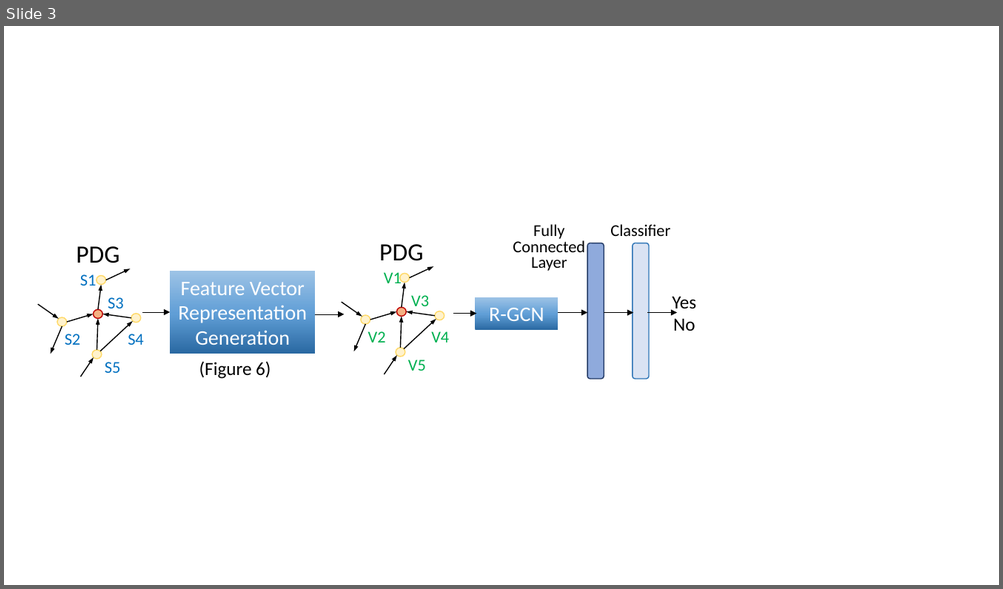
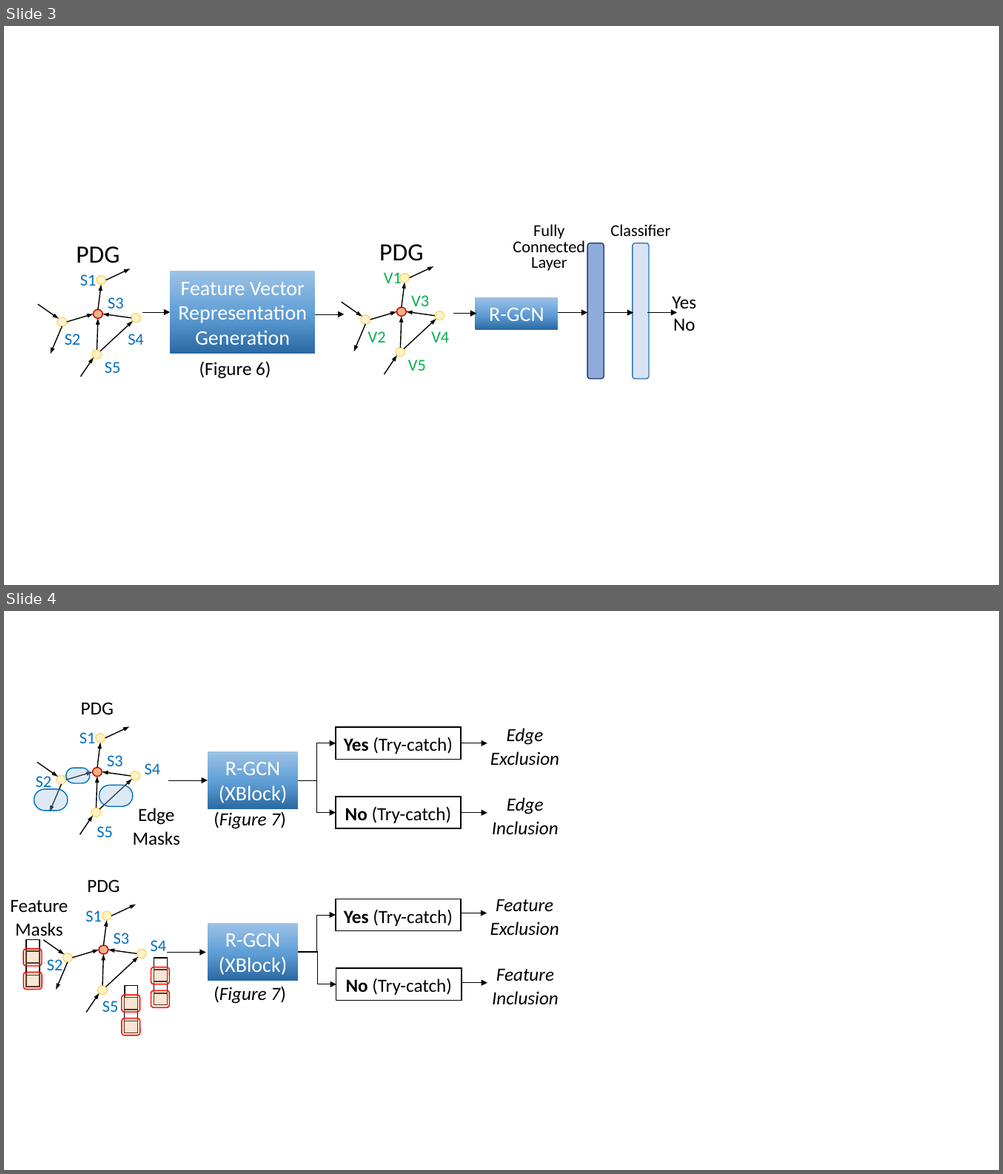
Before and after one commit to tien-n-nguyen/exception, a slide deck: figures.pptx. Shown one above the other, each under a label of ours: slide 3 before the commit, slides 3 and 4 after it. The pictures are 1003x589 and 1003x1174 pixels, drawn with LibreOffice and Linux fonts; fonts in the diff are those of the drawing. Boxes give left, top, right and bottom in pixels: in the first picture for what was removed or moved away, otherwise in the second. Text is boxed around its words. In the diff, an @@ line names an element or a change of style, - is before the commit and + after.

```diff
--- a/figures.pptx
+++ b/figures.pptx
@@ slide 4 added at box(4, 611, 999, 1170), background #FFFFFF @@
@@ group added at box(36, 702, 161, 837): 9 arrows, 6 texts, 5 ellipses @@
+S1
+S2
+S3
+S4
+S5
+PDG
@@ elbow arrow added from (298, 780) to (336, 743), #000000 0.5 pt @@
@@ rounded rectangle added at box(336, 727, 461, 760), outline #000000 1 pt, 18 pt, text #000000 @@
+Yes (Try-catch)
@@ arrow added from (461, 743) to (487, 743), #000000 0.5 pt @@
@@ text added at box(490, 728, 559, 766), 18 pt, text #000000, italic @@
+Edge Exclusion
@@ rectangle added at box(208, 752, 299, 809), fill gradient #2A69A2 to #609ED6 to #9DC3E6, 20 pt, text #FFFFFF @@
+R-GCN
+(XBlock)
@@ rounded rectangle added at box(66, 768, 90, 783), fill #9DC3E6 at 34% opacity, outline #0070C0 1 pt @@
@@ rounded rectangle added at box(99, 785, 132, 806), fill #9DC3E6 at 34% opacity, outline #0070C0 1 pt @@
@@ arrow added from (169, 780) to (208, 780), #000000 0.5 pt @@
@@ elbow arrow added from (298, 780) to (336, 812), #000000 0.5 pt @@
@@ rounded rectangle added at box(34, 789, 68, 811), fill #9DC3E6 at 34% opacity, outline #0070C0 1 pt @@
@@ text added at box(133, 808, 181, 846), 18 pt, text #000000 @@
+Edge Masks
@@ rounded rectangle added at box(336, 797, 461, 829), outline #000000 1 pt, 18 pt, text #000000 @@
+No (Try-catch)
@@ text added at box(492, 797, 558, 834), 18 pt, text #000000, italic @@
+Edge Inclusion
@@ text added at box(213, 812, 286, 829), 18 pt, text #000000, italic @@
+(Figure 7)
@@ arrow added from (461, 813) to (487, 813), #000000 0.5 pt @@
@@ group added at box(43, 880, 167, 1012): 9 arrows, 6 texts, 5 ellipses @@
+S1
+S2
+S3
+S4
+S5
+PDG
@@ rounded rectangle added at box(336, 899, 461, 931), outline #000000 1 pt, 18 pt, text #000000 @@
+Yes (Try-catch)
@@ text added at box(490, 899, 559, 935), 18 pt, text #000000, italic @@
+Feature Exclusion
@@ text added at box(10, 900, 68, 941), 18 pt, text #000000 @@
+Feature Masks
@@ elbow arrow added from (298, 952) to (336, 915), #000000 0.5 pt @@
@@ arrow added from (461, 913) to (486, 913), #000000 0.5 pt @@
@@ rectangle added at box(208, 923, 299, 980), fill gradient #2A69A2 to #609ED6 to #9DC3E6, 20 pt, text #FFFFFF @@
+R-GCN
+(XBlock)
@@ group added at box(23, 940, 42, 990): 4 rectangles, 2 rounded rectangles @@
@@ arrow added from (168, 953) to (206, 953), #000000 0.5 pt @@
@@ elbow arrow added from (298, 952) to (336, 985), #000000 0.5 pt @@
@@ group added at box(151, 958, 170, 1008): 4 rectangles, 2 rounded rectangles @@
@@ text added at box(213, 986, 286, 1004), 18 pt, text #000000, italic @@
+(Figure 7)
@@ rounded rectangle added at box(336, 968, 461, 1000), outline #000000 1 pt, 18 pt, text #000000 @@
+No (Try-catch)
@@ arrow added from (461, 983) to (487, 983), #000000 0.5 pt @@
@@ text added at box(492, 968, 558, 1005), 18 pt, text #000000, italic @@
+Feature Inclusion
@@ group added at box(122, 986, 141, 1036): 4 rectangles, 2 rounded rectangles @@
```
Also in this commit, not shown: 1 slide changed, 4 other files.
